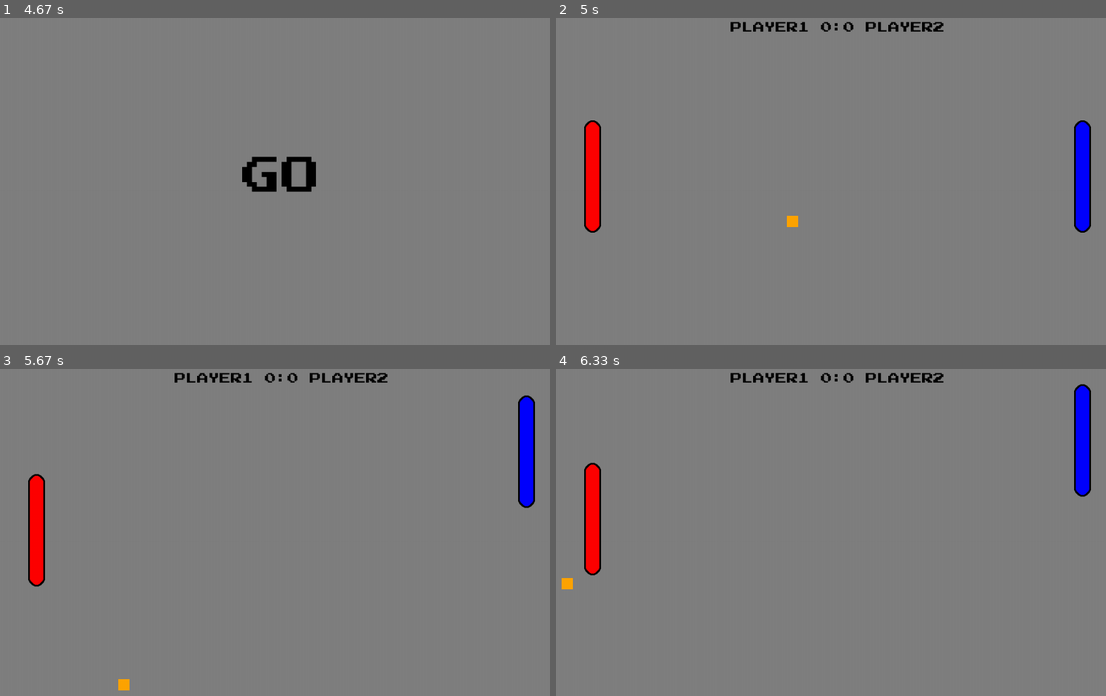
Above: before the commit, frames 1-4 (two rows, left to right).
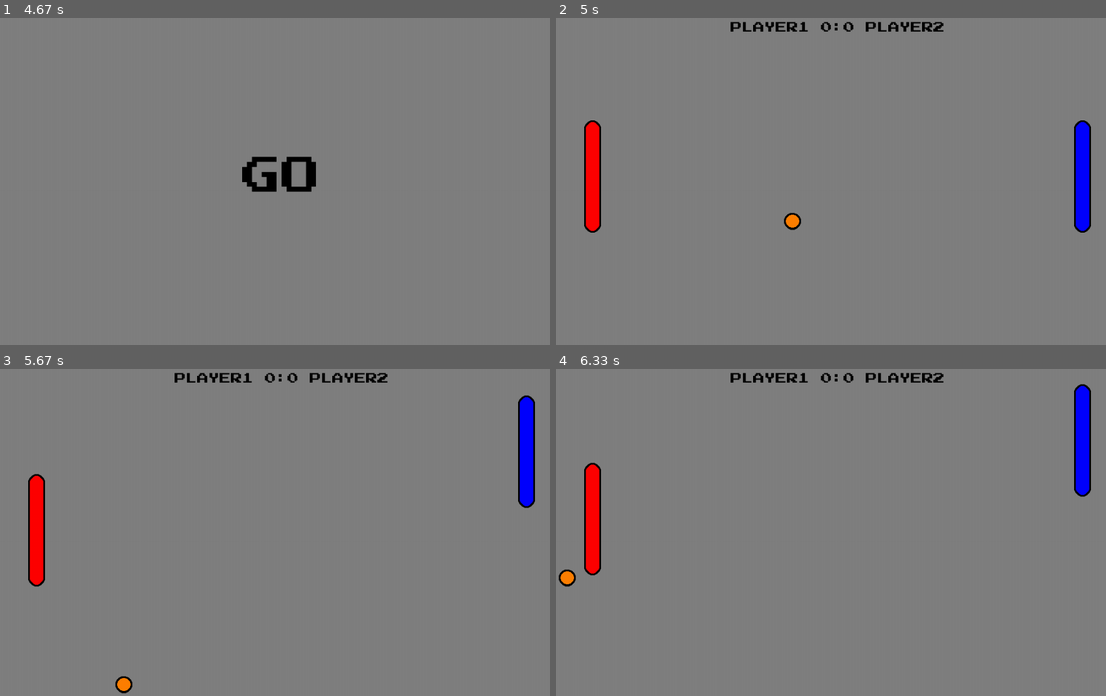
Above: after the commit, the same moments.

Repository: mentekoppany11/Python_projekt-Pong-
Game: pygame game, started from Pong.py
The game is run twice, just before and just after one commit, with the same random seed, the same clock (stepped at 60 frames per second) and the same inputs.
Inputs (mouse positions are in pixels of both pictures, inside the frame that each line leads up to):
- Up to frame 1 (4.67 s): click "2 PLAYER MODE" at 0.38 s; click "SUBMIT" at 0.72 s
- Up to frame 2 (5 s): no input
- Up to frame 3 (5.67 s): hold Up 5.13-5.6 s; move the mouse to (489, 499) at 5.17 s; hold Down from 5.63 s (still down); hold S from 5.63 s (still down)
- Up to frame 4 (6.33 s): move the mouse to (957, 467) at 5.67 s; release Down at 5.93 s; release S at 5.93 s; hold Up from 5.97 s (still down); hold W from 5.97 s (still down); move the mouse to (1034, 594) at 6 s

Frame 1 is identical in both runs. In frame 2, 0.1% of the frame differs, in the area x 41-45%, y 59-65%; in frame 3, 0.1%; in frame 4, 0.2%, in the area x 0-4%, y 61-68%.

Commit message:
ball format from rect to .png

Diff:
--- a/Pong.py
+++ b/Pong.py
@@ -21,7 +21,7 @@
 
 pygame.display.set_caption("Pong")
 try:
-    icon_surf = pygame.image.load("icon.png")
+    icon_surf = pygame.image.load("icon.png").convert_alpha()
     font = pygame.font.Font("game_font.ttf")
 except FileNotFoundError as e:
     print(f"Fájl nem található/File not Found: {e}")
@@ -29,13 +29,11 @@
     icon_surf = pygame.Surface((32,32))
     icon_surf.fill(RED)
 
-
 pygame.display.set_icon(icon_surf)
 
 clock = pygame.time.Clock()
 
-ball_surf = pygame.Surface((20, 20))
-ball_surf.fill(ORANGE)
+ball_surf = pygame.image.load('ball.png').convert_alpha()
 ball_rect = ball_surf.get_rect(center = (500, 300))
 
 ball_speed_x = choice([5, -5])
@@ -477,8 +475,6 @@
 player2_surf = pygame.image.load(color_p2).convert_alpha()
 player2_rect  = player2_surf.get_rect(midright = (950, 300))
 
-print(color_p1, color_p2)
-
 countdown(3)
 
 while True:
@@ -532,9 +528,9 @@
             ball_speed_y = choice([5, -5])
             ball_rect.x = 500
             ball_rect.y = 300
-            player1_rect.x = 50
+            player1_rect.x = 30
             player1_rect.y = 200
-            player2_rect.x = 920
+            player2_rect.x = 900
             player2_rect.y = 200
             player1_score += 1
             if player1_score != 3:
@@ -545,9 +541,9 @@
             ball_speed_y = choice([5, -5])
             ball_rect.x = 500
             ball_rect.y = 300
-            player1_rect.x = 50
+            player1_rect.x = 30
             player1_rect.y = 200
-            player2_rect.x = 9
+            player2_rect.x = 900
             player2_rect.y = 200
             player2_score += 1
             if player2_score != 3:
Binary file added: ball.png
